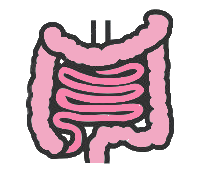
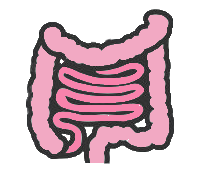
Revision of a layered 204 x 175 image; what changed, layer by layer:
painted on "Layer 1" over (x1=85, y1=20, x2=113, y2=44)
